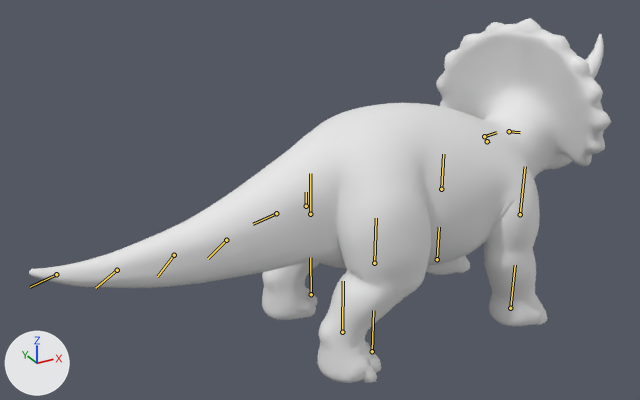
The glTF model remake/assets/characters/mosi.glb, before and after one commit.
One viewpoint serves both versions: a 50 mm camera at (-5.54, -9.4, 6.85) aimed at (-0.26, 0.21, 2.04). The axes (+X, +Y, +Z) are drawn at lower left. The lights are the same throughout. The first picture is the older version. The bones that bend it are drawn over the model as lines.

The first picture shows 'Mosi body'.
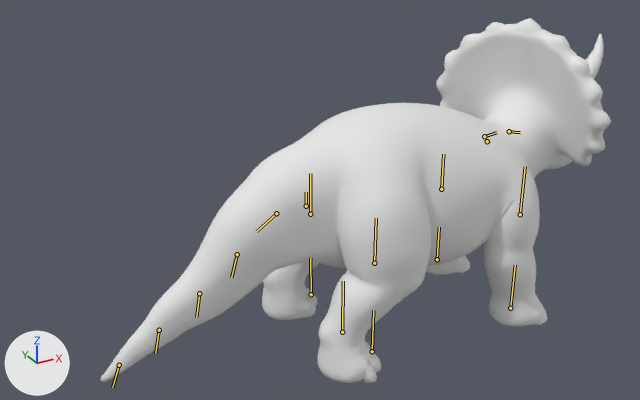
The newer file adds an action. The first version stands in its rest pose; the second is drawn at frame 36 of the action 'tailDown'.

Edits to the bpy script that builds the scene:
```text
Change bone_tail1:
    where bone_tail1 = bpy.data.objects['Mosi'].pose.bones['Tail1']  # child of 'Body'
    bone_tail1.rotation_quaternion: (1.0, 0.0, 0.0, 0.0) -> (0.982, -0.189, 0.0, 0.0)  # degrees (0, 0, 0) -> degrees (-22, 0, 0)
Change bone_tail2:
    where bone_tail2 = bpy.data.objects['Mosi'].pose.bones['Tail2']  # child of 'Tail1'
    bone_tail2.rotation_quaternion: (1.0, 0.0, 0.0, 0.0) -> (-0.993, 0.12, 0.0, 0.0)  # degrees (0, 0, 0) -> degrees (-14, 0, 0)
Change bone_tail3:
    where bone_tail3 = bpy.data.objects['Mosi'].pose.bones['Tail3']  # child of 'Tail2'
    bone_tail3.rotation_quaternion: (1.0, 0.0, 0.0, 0.0) -> (-1.0, -0.022, 0.0, 0.0)  # degrees (0, 0, 0) -> degrees (3, 0, 0)
Change bone_tail4:
    where bone_tail4 = bpy.data.objects['Mosi'].pose.bones['Tail4']  # child of 'Tail3'
    bone_tail4.rotation_quaternion: (1.0, 0.0, 0.0, 0.0) -> (-0.995, 0.102, 0.0, 0.0)  # degrees (0, 0, 0) -> degrees (-12, 0, 0)
Change bone_tail5:
    where bone_tail5 = bpy.data.objects['Mosi'].pose.bones['Tail5']  # child of 'Tail4'
    bone_tail5.rotation_quaternion: (1.0, 0.0, 0.0, 0.0) -> (0.996, -0.094, 0.0, 0.0)  # degrees (0, 0, 0) -> degrees (-11, 0, 0)
```

Pixel boxes [x1, y1, x2, y2] of what changed, in the pictures (640 x 400 px):
'Mosi body', posed (12% narrower)
    before: [29, 18, 611, 383]
    after: [100, 18, 611, 383]
bone 'Tail1', root to tip
    before: (276, 213) to (253, 224)
    after: (276, 213) to (256, 231)
bone 'Tail2', root to tip
    before: (226, 240) to (208, 258)
    after: (237, 254) to (231, 277)
bone 'Tail3', root to tip
    before: (174, 255) to (157, 276)
    after: (199, 293) to (196, 317)
bone 'Tail4', root to tip
    before: (117, 270) to (95, 288)
    after: (159, 330) to (155, 353)
bone 'Tail5', root to tip
    before: (56, 274) to (30, 287)
    after: (119, 365) to (112, 387)
